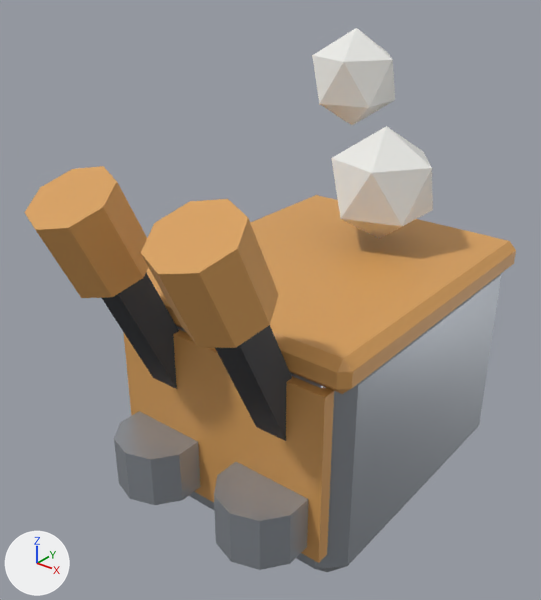
A saved change to the glTF model public/models/coffee_m0_2.glb.
The view is the same before and after, from a 50 mm lens placed at (0.366, -0.542, 0.501), pointed at (-0.013, -0.069, 0.207). The lights are fixed; the arrows at lower left show +X, +Y and +Z. The first picture is the older version. Where no turn or scale is listed for an object, it has been applied to the vertices. Vertices at exactly the same position are counted once.

The first picture shows 'coffee_m0_2_mesh'.
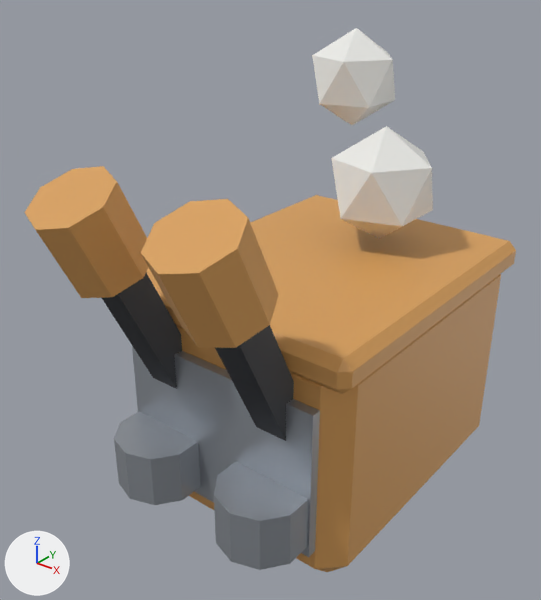
Edits to the scene script, one JSON object a line:
```json
{"block": "me_coffee_m0_2_mesh", "where": "me_coffee_m0_2_mesh.from_pydata(...)  # 168 vertices, 292 faces; spans x -0.125..0.125, y -0.266..0.155, z 0.0..0.425"}
{"block": "me_coffee_m0_2_mesh", "where": "# used by ob_coffee_m0_2_mesh; location = (0.0, 0.0, 0.0)"}
{"block": "me_coffee_m0_2_mesh", "change": "me_coffee_m0_2_mesh part 1: a new loose piece, a box spanning x -0.1..0.1, y -0.159..-0.147, z 0.04..0.18, in mat_metal_light_r0_35_m0_6_e0_0 (grey #a7adb5)"}
{"block": "me_coffee_m0_2_mesh", "change": "me_coffee_m0_2_mesh part 2: the loose piece of 8 vertices spanning x -0.11..0.11, y -0.159..-0.147, z 0.04..0.2 is deleted"}
{"block": "me_coffee_m0_2_mesh", "change": "me_coffee_m0_2_mesh part 3: 44 faces spanning x -0.12..0.12, y -0.15..0.15, z 0.0..0.22 switch from mat_metal_light_r0_35_m0_6_e0_0 (grey #a7adb5) to mat_d9a05b_r0_5_m0_0_e0_0 (orange #d9a05b)"}
```

What differs and where, as boxes [x1, y1, x2, y2] in the pictures (541 x 600 px):
```json
{"part": 1, "of": "me_coffee_m0_2_mesh", "change": "added", "after": [132, 346, 320, 557]}
{"part": 2, "of": "me_coffee_m0_2_mesh", "change": "deleted", "before": [123, 329, 334, 563], "on screen": "orange"}
{"part": 3, "of": "me_coffee_m0_2_mesh", "change": "recoloured", "before": [177, 274, 501, 572], "after": [177, 274, 501, 572], "on screen": "grey to orange"}
```
